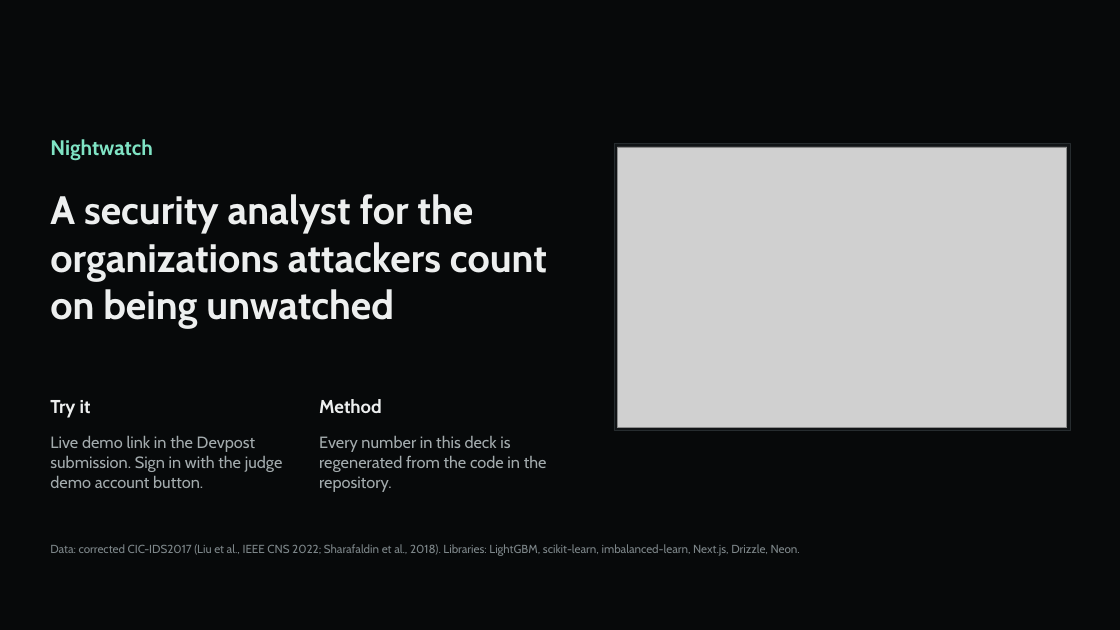
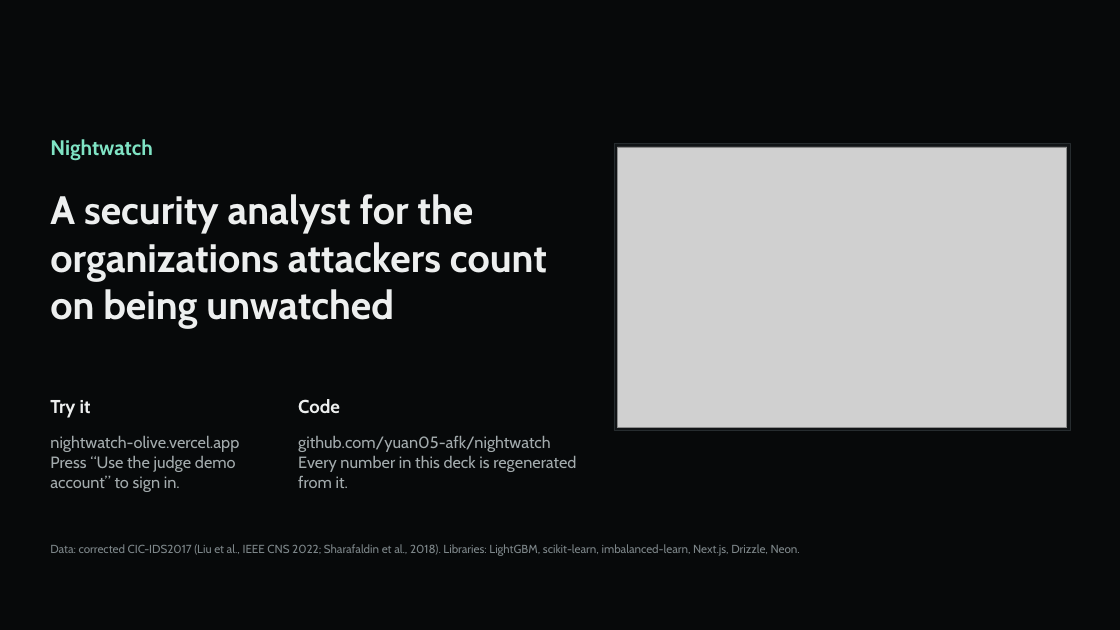
Before and after one commit to yuan05-afk/nightwatch, a slide deck: slide 14 of deck/NIGHTWATCH-DataNova2026.pptx. Drawn at 1120x630 pixels with LibreOffice and Linux fonts; fonts in the diff are those of the drawing; grey boxes stand for pictures. Boxes give left, top, right and bottom in pixels: in the first picture for what was removed or moved away, otherwise in the second. Text is boxed around its words. In the diff, an @@ line names an element or a change of style, - is before the commit and + after.

Commit message:
Deck: production screenshots, live demo and repo URLs on the close

```diff
--- a/deck/NIGHTWATCH-DataNova2026.pptx
+++ b/deck/NIGHTWATCH-DataNova2026.pptx
@@ text at (x1=298, y1=399, x2=340, y2=414): text changed @@
-Method
+Code
@@ text at (x1=50, y1=436, x2=239, y2=492): text changed @@
-Live demo link in the Devpost submission. Sign in with the judge demo account button.
+nightwatch-olive.vercel.app
+Press “Use the judge demo account” to sign in.
@@ text at (x1=298, y1=436, x2=576, y2=488): text changed @@
-Every number in this deck is regenerated from the code in the repository.
+github.com/yuan05-afk/nightwatch
+Every number in this deck is regenerated from it.
```
Also in this commit, not shown: 1 other slide changed, 5 other files.
